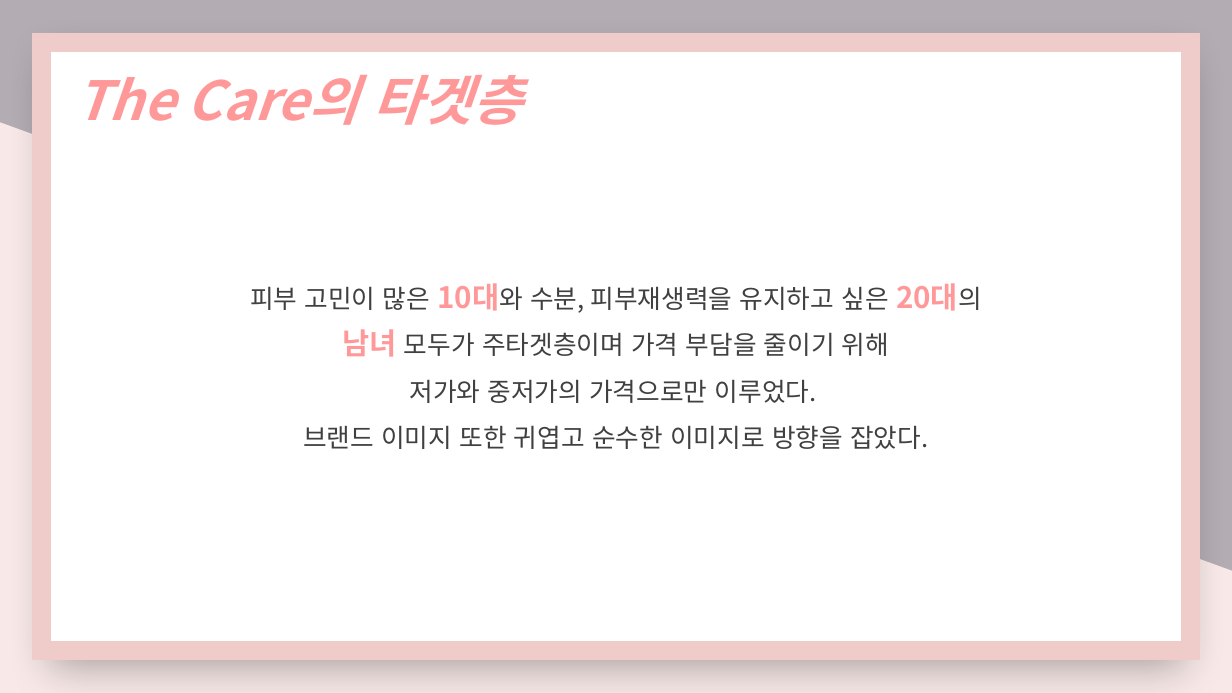
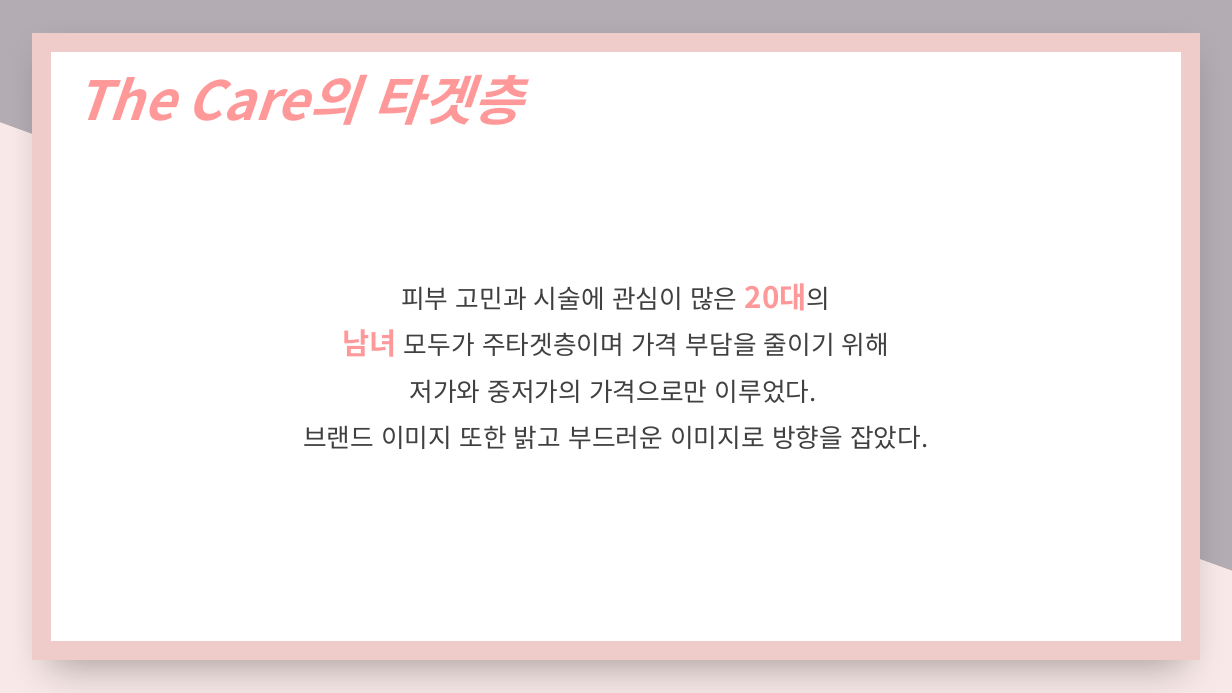
Before and after one commit to nimi2838/thecare, a slide deck: slide 5 of 졸작 기획서.pptx. Drawn at 1232x693 pixels with LibreOffice and Linux fonts; fonts in the diff are those of the drawing. Boxes give left, top, right and bottom in pixels: in the first picture for what was removed or moved away, otherwise in the second. Text is boxed around its words. In the diff, an @@ line names an element or a change of style, - is before the commit and + after.

```diff
--- a/졸작 기획서.pptx
+++ b/졸작 기획서.pptx
@@ text at box(401, 286, 737, 310): text changed @@
-피부 고민이 많은 10대와 수분, 피부재생력을 유지하고 싶은 20대의
+피부 고민과 시술에 관심이 많은 20대의
@@ text at box(303, 425, 928, 449): text changed @@
-브랜드 이미지 또한 귀엽고 순수한 이미지로 방향을 잡았다.
+브랜드 이미지 또한 밝고 부드러운 이미지로 방향을 잡았다.
```
Also in this commit, not shown: 7 other slides changed, 2 slides added, 5 other files.
